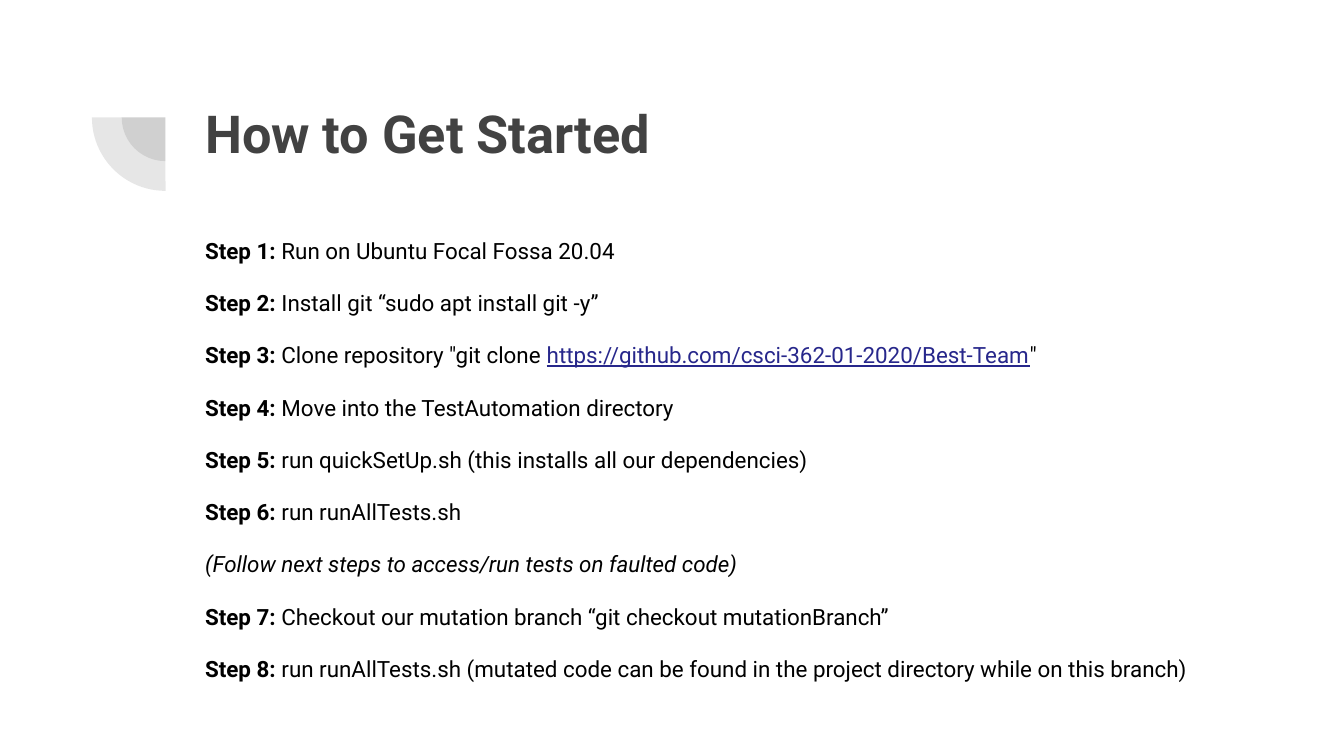
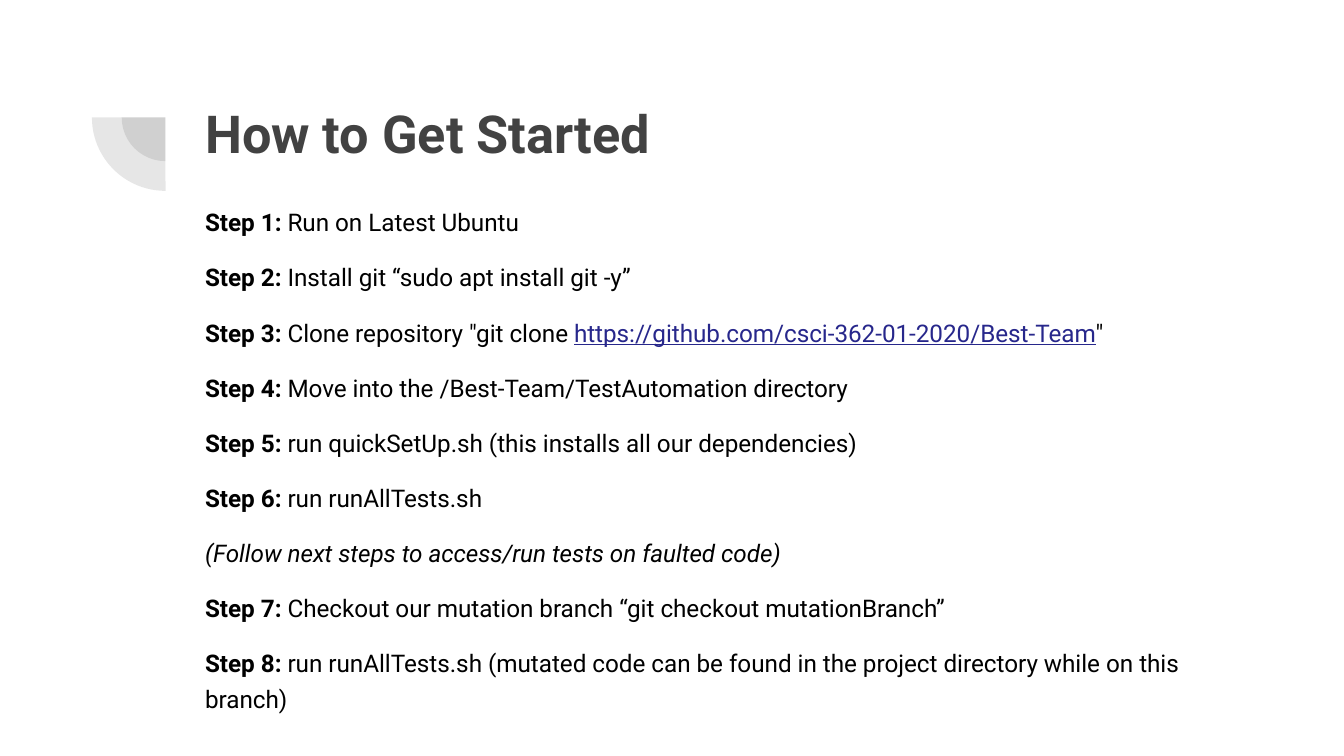
Before and after one commit to csci-362-01-2020/Best-Team, a slide deck: slide 9 of Best-Team_presentation.pptx (slide 5 before the commit). Drawn at 1344x756 pixels with LibreOffice and Linux fonts; fonts in the diff are those of the drawing. Boxes give left, top, right and bottom in pixels: in the first picture for what was removed or moved away, otherwise in the second. Text is boxed around its words. In the diff, an @@ line names an element or a change of style, - is before the commit and + after.

```diff
--- a/Best-Team_presentation.pptx
+++ b/Best-Team_presentation.pptx
@@ text "Step 1: Run on Latest ...": place and size @@
-text "Step 1: Run on Latest ..." at (205, 242, 1186, 682)
+text "Step 1: Run on Latest ..." at (205, 212, 1179, 714)
@@ text at (205, 212, 519, 236): text changed; size 12 to 13 pt @@
-Step 1: Run on Ubuntu Focal Fossa 20.04
+Step 1: Run on Latest Ubuntu
@@ text at (205, 267, 1179, 714): size 12 to 13 pt in "Step 2: Install git “sudo apt install ...", "Step 3: Clone repository "git clone https://github.com/csci- ...", "Step 5: run quickSetUp.sh (this installs all ...", "Step 6: run runAllTests.sh" and 3 more places @@
@@ text at (205, 378, 847, 403): text changed; size 12 to 13 pt @@
-Step 4: Move into the TestAutomation directory
+Step 4: Move into the /Best-Team/TestAutomation directory
```
Also in this commit, not shown: 7 other slides changed, 8 slides added, 5 slides removed.
